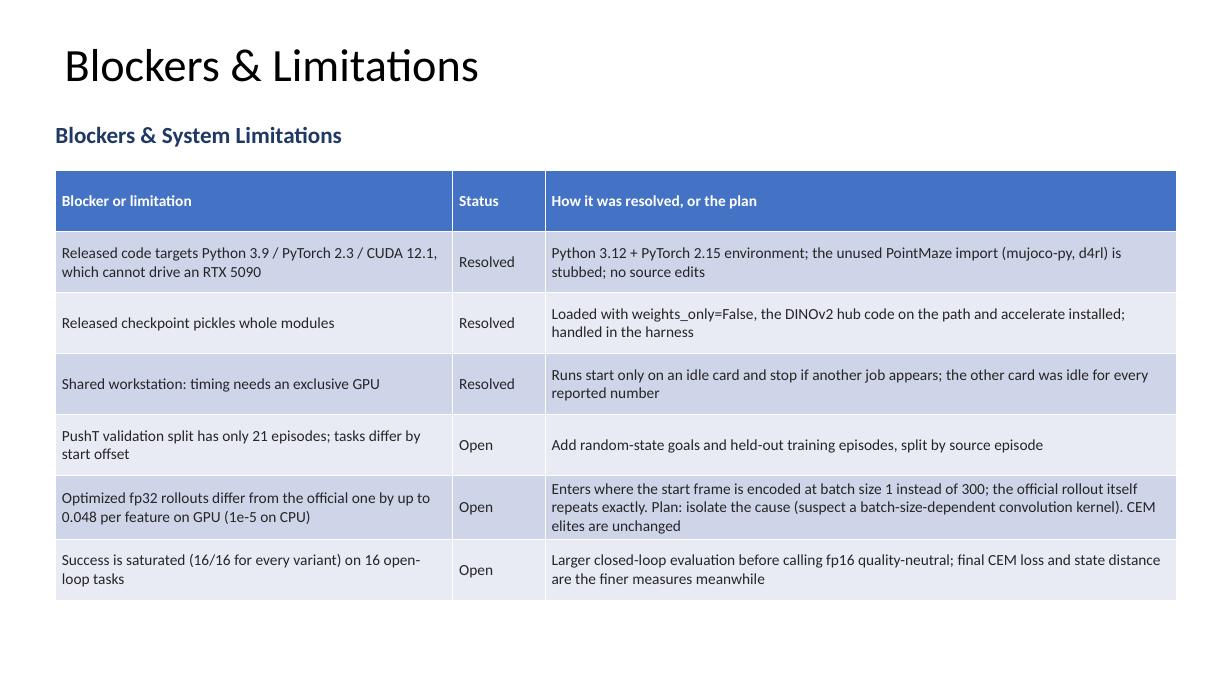
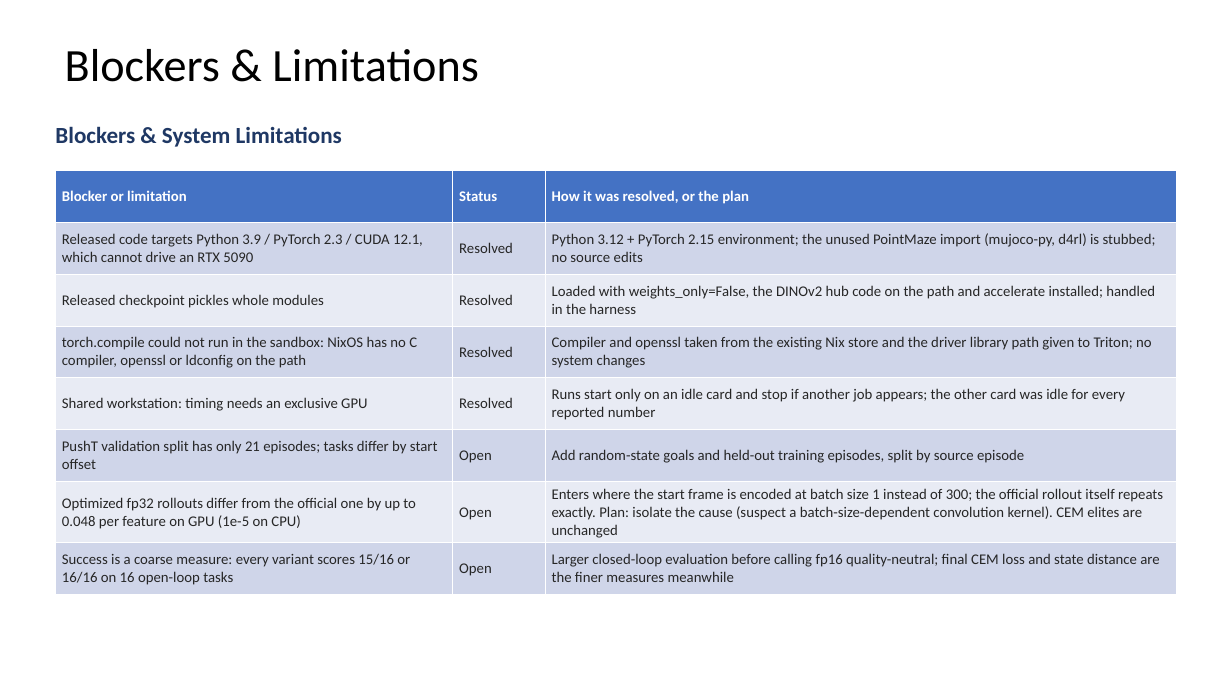
Before and after one commit to WT-MM/hpml-wm-planning, a slide deck: slide 10 of docs/HPML_Midpoint_Report_Team28.pptx (slide 9 before the commit). Drawn at 1232x693 pixels with LibreOffice and Linux fonts; fonts in the diff are those of the drawing. Boxes give left, top, right and bottom in pixels: in the first picture for what was removed or moved away, otherwise in the second. Text is boxed around its words. In the diff, an @@ line names an element or a change of style, - is before the commit and + after.

```diff
--- a/docs/HPML_Midpoint_Report_Team28.pptx
+++ b/docs/HPML_Midpoint_Report_Team28.pptx
@@ table at [55, 171, 1177, 589] @@
+row 4: torch.compile could not run in the sandbox: NixOS has no C compiler, openssl or ldconfig on the path | Resolved | Compiler and openssl taken from the existing Nix store and the driver library path given to Triton; no system changes
-row 8, column 1: Success is saturated (16/16 for every variant) on 16 open-loop tasks
+row 8, column 1: Success is a coarse measure: every variant scores 15/16 or 16/16 on 16 open-loop tasks
```
Also in this commit, not shown: 6 other slides changed, 1 slide added, 42 other files.
